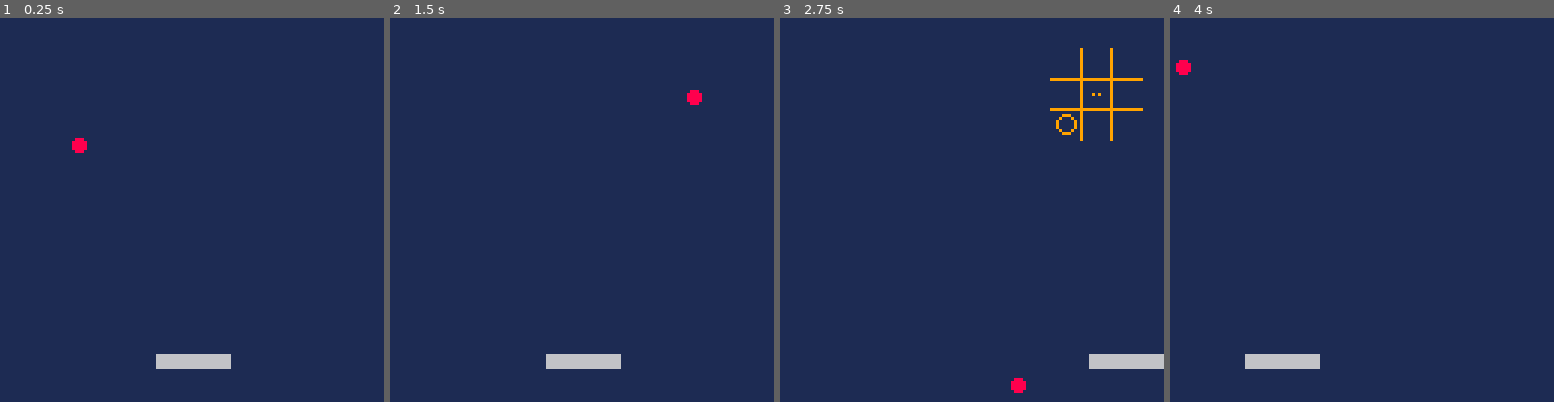
Above: before the commit, frames 1-4 (left to right).
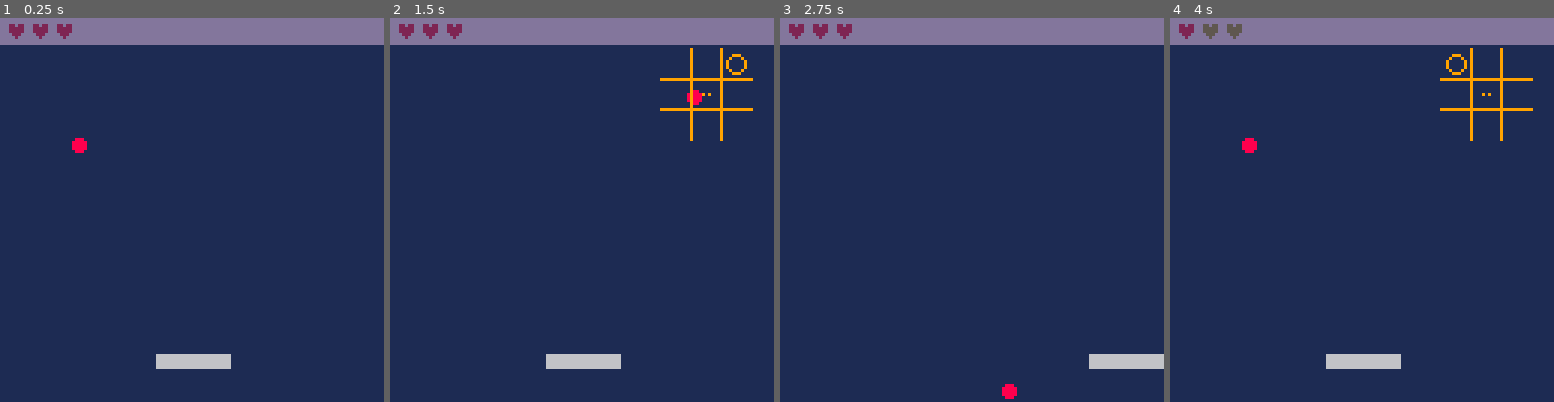
Above: after the commit, the same moments.

Repository: beetrootpaul/learning--pico8-breakout-tutorial
Game: PICO-8 cartridge breakout.p8
Two runs of this game, one before a commit and one after it. Both use one fixed random seed, a clock stepped at 60 frames per second and the inputs below.
Inputs:
- Up to frame 1 (0.25 s): no input
- Up to frame 2 (1.5 s): tap X (X key) at 0.33, 1.07 s; tap O (Z key) at 0.7 s
- Up to frame 3 (2.75 s): hold Right 1.6-2.1 s; tap O (Z key) at 1.7, 2.1, 2.5 s; tap X (X key) at 1.85 s; hold Up 2.15-2.42 s; hold Right from 2.47 s (still down)
- Up to frame 4 (4 s): tap O (Z key) at 2.9, 3.3, 3.7 s; tap X (X key) at 2.97 s; release Right at 3.03 s; hold Left 3.08-3.58 s; hold Down 3.63-3.97 s

The runs differ from the first frame. In frame 1, 7.0% of the frame differs, in the area x 0-100%, y 0-8%; in frame 2, 7.9%; in frame 3, 8.1%; in frame 4, 9.7%, in the area x 0-100%, y 0-92%.

Commit message:
game states (game/over) + 3 lives + status bar

Diff:
--- a/breakout.p8
+++ b/breakout.p8
@@ -7,6 +7,11 @@
 --#include src/utils.lua
 #include src/utils.lua
 #include src/debug.lua
+#include src/game_state_game.lua
+#include src/game_state_over.lua
+#include src/game_state.lua
+#include src/status_bar.lua
+#include src/lives.lua
 #include src/collisions.lua
 #include src/ball.lua
 #include src/paddle.lua
--- a/src/ball.lua
+++ b/src/ball.lua
@@ -1,38 +1,66 @@
-ball = {
-    _x = 10,
-    _y = 10,
-    _dx = 1,
-    _dy = 2,
-    _r = 2,
-    _color = u.colors.red,
-}
+ball = {}
 
+-- -- -- -- -- -- -- --
+-- private variables --
+-- -- -- -- -- -- -- --
+
+local x
+local y
+local dx
+local dy
+local r = 2
+local color = u.colors.red
 local has_collided_in_prev_frame = false
 
+-- -- -- -- -- -- --
+-- public methods --
+-- -- -- -- -- -- --
+
+function ball:init()
+    x = 10
+    y = 10
+    dx = 1
+    dy = 2
+end
+
 function ball:update()
-    local next_x = self._x + self._dx
-    local next_y = self._y + self._dy
+    local next_x = x + dx
+    local next_y = y + dy
 
-    if next_x < 0 or next_x > u.viewport_size_px - 1 then
-        self._dx = -self._dx
-        next_x = mid(0, next_x, u.viewport_size_px - 1)
+    if next_y + r > u.screen_size_px - 1 then
+        if lives:is_any_left() then
+            lives:lose_one()
+            -- TODO here we refer to ball and paddle explicitly, and …
+            ball:init()
+            paddle:init()
+            sfx(u.sfxs.live_lost)
+        else
+            -- TODO … and here we have them hidden inside game state
+            game_state:enter_state_over()
+        end
+        return
+    end
+
+    if next_x - r < 0 or next_x + r > u.screen_size_px - 1 then
+        dx = -dx
+        next_x = mid(0, next_x, u.screen_size_px - 1)
         sfx(u.sfxs.ball_wall_bounce)
     end
-    if next_y < 0 or next_y > u.viewport_size_px - 1 then
-        self._dy = -self._dy
-        next_y = mid(0, next_y, u.viewport_size_px - 1)
+    if next_y - r < 0 then
+        dy = -dy
+        next_y = mid(0, next_y, u.screen_size_px - 1)
         sfx(u.sfxs.ball_wall_bounce)
     end
 
     local will_collide = collisions:is_ball_about_to_collide({
         ball_next_x = next_x, ball_next_y = next_y,
-        ball_r = self._r,
+        ball_r = r,
         target_x = paddle.x, target_y = paddle.y,
         target_w = paddle.w, target_h = paddle.h,
     })
     local bounce_horizontally = collisions:should_bounce_ball_horizontally({
-        ball_x = self._x, ball_y = self._y,
-        ball_r = self._r,
+        ball_x = x, ball_y = y,
+        ball_r = r,
         target_x = paddle.x, target_y = paddle.y,
         target_w = paddle.w, target_h = paddle.h,
     })
@@ -42,19 +70,19 @@
         end
         if bounce_horizontally then
             if next_x < paddle.x + paddle.w / 2 then
-                self._dx = -abs(self._dx)
-                next_x = min(next_x, paddle.x - 1) + self._dx
+                dx = -abs(dx)
+                next_x = min(next_x, paddle.x - 1) + dx
             else
-                self._dx = abs(self._dx)
-                next_x = max(paddle.x + paddle.w + 1, next_x) + self._dx
+                dx = abs(dx)
+                next_x = max(paddle.x + paddle.w + 1, next_x) + dx
             end
         else
             if next_y < paddle.y + paddle.h / 2 then
-                self._dy = -abs(self._dy)
-                next_y = min(next_y, paddle.y - 1) + self._dy
+                dy = -abs(dy)
+                next_y = min(next_y, paddle.y - 1) + dy
             else
-                self._dy = abs(self._dy)
-                next_y = max(paddle.y + paddle.h + 1, next_y) + self._dy
+                dy = abs(dy)
+                next_y = max(paddle.y + paddle.h + 1, next_y) + dy
             end
         end
         has_collided_in_prev_frame = true
@@ -62,10 +90,10 @@
         has_collided_in_prev_frame = false
     end
 
-    self._x = next_x
-    self._y = next_y
+    x = next_x
+    y = next_y
 end
 
 function ball:draw()
-    circfill(self._x, self._y, self._r, self._color)
+    circfill(x, y, r, color)
 end
--- a/src/collisions.lua
+++ b/src/collisions.lua
@@ -1,4 +1,8 @@
 collisions = {}
+
+-- -- -- -- -- -- --
+-- public methods --
+-- -- -- -- -- -- --
 
 function collisions:is_ball_about_to_collide(params)
     local ball = {
--- a/src/debug.lua
+++ b/src/debug.lua
@@ -1,48 +1,55 @@
-local debug = {
-    _enabled = false,
-    _messages = {},
-    _lines = {},
-    _circle_markers = {},
-}
+local debug = {}
+d = debug
+
+-- -- -- -- -- -- -- --
+-- private variables --
+-- -- -- -- -- -- -- --
+
+local enabled = false
+local messages = {}
+local lines = {}
+local circle_markers = {}
+
+-- -- -- -- -- -- --
+-- public methods --
+-- -- -- -- -- -- --
 
 -- Call it before other "update()" calls, because it clears the message,
 -- which might be set in those other functions.
 function debug:update()
-    if btnp(u.buttons.x) then
-        self._enabled = not self._enabled
+    if btnp(u.buttons.o) then
+        enabled = not enabled
     end
-    self._messages = {}
-    self._lines = {}
-    self._circle_markers = {}
+    messages = {}
+    lines = {}
+    circle_markers = {}
 end
 
 -- Call it after other "draw()" calls, because it prints the message
 -- on top of everything else drawn by other functions.
 function debug:draw()
-    if not self._enabled then
+    if not enabled then
         return
     end
-    for ln in all(self._lines) do
+    for ln in all(lines) do
         line(ln.x0, ln.y0, ln.x1, ln.y1, u.colors.orange)
     end
-    for cmark in all(self._circle_markers) do
+    for cmark in all(circle_markers) do
         circ(cmark.x, cmark.y, cmark.r, u.colors.orange)
     end
-    for msg in all(self._messages) do
+    for msg in all(messages) do
         print(msg, u.colors.orange)
     end
 end
 
 function debug:add_message(message)
-    add(self._messages, message)
+    add(messages, message)
 end
 
 function debug:add_line(x0, y0, x1, y1)
-    add(self._lines, { x0 = x0, y0 = y0, x1 = x1, y1 = y1 })
+    add(lines, { x0 = x0, y0 = y0, x1 = x1, y1 = y1 })
 end
 
 function debug:add_circle_marker(x, y, r)
-    add(self._circle_markers, { x = x, y = y, r = r })
+    add(circle_markers, { x = x, y = y, r = r })
 end
-
-d = debug
--- /dev/null
+++ b/src/game_state.lua
@@ -0,0 +1,46 @@
+game_state = {}
+
+-- -- -- -- -- -- -- --
+-- private variables --
+-- -- -- -- -- -- -- --
+
+-- TODO refactor to have type inside and reassign lifecycle methods
+local current_state = "game"
+
+-- -- -- -- -- -- --
+-- public methods --
+-- -- -- -- -- -- --
+
+function game_state:init()
+    if current_state == "game" then
+        game_state_game:init()
+    else
+        game_state_over:init()
+    end
+end
+
+function game_state:update()
+    if current_state == "game" then
+        game_state_game:update()
+    else
+        game_state_over:update()
+    end
+end
+
+function game_state:draw()
+    if current_state == "game" then
+        game_state_game:draw()
+    else
+        game_state_over:draw()
+    end
+end
+
+function game_state:enter_state_game()
+    current_state = "game"
+    self:init()
+end
+
+function game_state:enter_state_over()
+    current_state = "over"
+    self:init()
+end
--- /dev/null
+++ b/src/game_state_game.lua
@@ -0,0 +1,23 @@
+game_state_game = {}
+
+-- -- -- -- -- -- --
+-- public methods --
+-- -- -- -- -- -- --
+
+function game_state_game:init()
+    paddle:init()
+    ball:init()
+    lives:init()
+end
+
+function game_state_game:update()
+    paddle:update()
+    ball:update()
+end
+
+function game_state_game:draw()
+    cls(u.colors.dark_blue)
+    paddle:draw()
+    ball:draw()
+    status_bar:draw()
+end
--- /dev/null
+++ b/src/game_state_over.lua
@@ -0,0 +1,31 @@
+game_state_over = {}
+
+-- -- -- -- -- -- --
+-- public methods --
+-- -- -- -- -- -- --
+
+function game_state_over:init()
+end
+
+function game_state_over:update()
+    if btnp(u.buttons.x) then
+        game_state:enter_state_game()
+    end
+end
+
+function game_state_over:draw()
+    cls(u.colors.dark_blue)
+    paddle:draw()
+    ball:draw()
+    status_bar:draw()
+
+    local text_gap = 6
+    local stripe_h = text_gap + u.text_height_px + text_gap + u.text_height_px + text_gap
+    rectfill(0, u.screen_size_px / 2 - stripe_h / 2, u.screen_size_px - 1, u.screen_size_px / 2 + stripe_h / 2, u.colors.black)
+    local text_1 = "game over"
+    local text_2 = "press ❎ to start again"
+    local text_1_w = u.measure_text_width(text_1)
+    local text_2_w = u.measure_text_width(text_2)
+    print(text_1, u.screen_size_px / 2 - text_1_w / 2, u.screen_size_px / 2 - stripe_h / 2 + text_gap, u.colors.orange)
+    print(text_2, u.screen_size_px / 2 - text_2_w / 2, u.screen_size_px / 2 + stripe_h / 2 - text_gap - u.text_height_px, u.colors.light_grey)
+end
--- /dev/null
+++ b/src/lives.lua
@@ -0,0 +1,23 @@
+lives = {
+    -- -- -- -- -- -- -- --
+    -- public properties --
+    -- -- -- -- -- -- -- --
+    max = 3,
+    left = 0,
+}
+
+-- -- -- -- -- -- --
+-- public methods --
+-- -- -- -- -- -- --
+
+function lives:init()
+    self.left = self.max
+end
+
+function lives:lose_one()
+    self.left = self.left - 1
+end
+
+function lives:is_any_left()
+    return self.left > 0
+end
--- a/src/main.lua
+++ b/src/main.lua
@@ -1,16 +1,19 @@
 function _init()
-    cls()
+    game_state:init()
 end
 
 function _update60()
     d:update()
-    paddle:update()
-    ball:update()
+    game_state:update()
 end
 
 function _draw()
-    cls(u.colors.dark_blue)
-    paddle:draw()
-    ball:draw()
+    game_state:draw()
     d:draw()
 end
+
+-- TODO game states: start
+-- TODO start => press x to start
+-- TODO paddle hit => 1 point
+-- TODO status bar with points
+-- TODO screen.game_area.x/y/w/h to offset after status bar is added
--- a/src/paddle.lua
+++ b/src/paddle.lua
@@ -1,29 +1,47 @@
 paddle = {
+    -- -- -- -- -- -- -- --
+    -- public properties --
+    -- -- -- -- -- -- -- --
     w = 24,
     h = 4,
-    _bottom_gap = 12,
-    _dx = 0,
-    _color = u.colors.light_grey,
+    x = nil,
+    y = nil,
 }
-paddle.x = u.viewport_size_px / 2 - paddle.w / 2
-paddle.y = u.viewport_size_px - paddle._bottom_gap - paddle.h
+
+-- -- -- -- -- -- -- --
+-- private variables --
+-- -- -- -- -- -- -- --
+
+local bottom_gap = 12
+local dx = 0
+local color = u.colors.light_grey
+
+-- -- -- -- -- -- --
+-- public methods --
+-- -- -- -- -- -- --
+
+function paddle:init()
+    dx = 0
+    self.x = u.screen_size_px / 2 - self.w / 2
+    self.y = u.screen_size_px - bottom_gap - self.h
+end
 
 function paddle:update()
-    self._dx = 0.5 * self._dx
+    dx = 0.5 * dx
     if btn(u.buttons.l) then
-        self._dx = -2.5
+        dx = -2.5
     end
     if btn(u.buttons.r) then
-        self._dx = 2.5
+        dx = 2.5
     end
-    self.x = self.x + self._dx
-    self.x = mid(0, self.x, u.viewport_size_px - 1 - paddle.w)
+    self.x = self.x + dx
+    self.x = mid(0, self.x, u.screen_size_px - 1 - paddle.w)
 end
 
 function paddle:draw()
     rectfill(
         self.x, self.y,
         self.x + self.w, self.y + self.h,
-        self._color
+        color
     )
 end
--- /dev/null
+++ b/src/status_bar.lua
@@ -0,0 +1,20 @@
+status_bar = {}
+
+-- -- -- -- -- -- --
+-- public methods --
+-- -- -- -- -- -- --
+
+function status_bar:draw()
+    local margin = 2
+    rectfill(0, 0, u.screen_size_px - 1, u.text_height_px + 2 * margin - 1, u.colors.violet_grey)
+
+    local heart = "♥"
+    local heart_w = u.measure_text_width(heart)
+    for h=1,lives.max do
+        local color = u.colors.purple
+        if h > lives.left then
+            color = u.colors.dark_grey
+        end
+        print(heart, margin + (h-1) * heart_w, margin, color)
+    end
+end
--- a/src/utils.lua
+++ b/src/utils.lua
@@ -1,3 +1,5 @@
+local text_height_px = 5
+
 local utils = {
     buttons = {
         l = 0,
@@ -8,6 +10,7 @@
         x = 5,
     },
     colors = {
+        black = 0,
         dark_blue = 1,
         purple = 2,
         dark_green = 3,
@@ -20,14 +23,21 @@
         yellow = 10,
         lime = 11,
         blue = 12,
+        violet_grey = 13,
         pink = 14,
         salmon = 15,
     },
+    measure_text_width = function(text)
+        local y_to_print_outside_screen = -text_height_px
+        return print(text, 0, y_to_print_outside_screen)
+    end,
+    screen_size_px = 128,
     sfxs = {
         ball_wall_bounce = 0,
         ball_paddle_bounce = 1,
+        live_lost = 2,
     },
-    viewport_size_px = 128,
+    text_height_px = text_height_px,
 }
 
 u = utils
Not shown, changed: the sound effects (__sfx__) section of breakout.p8
